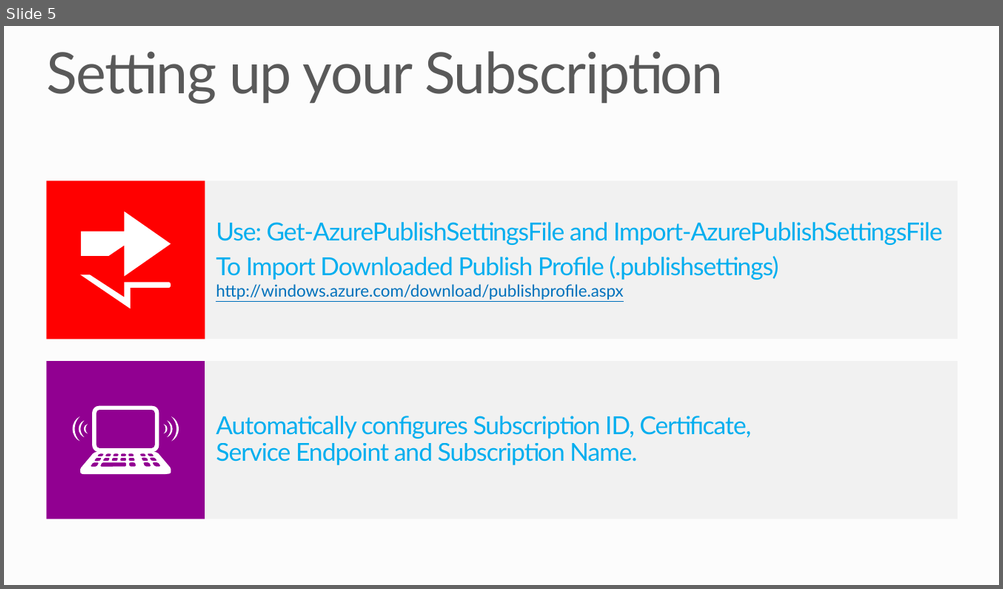
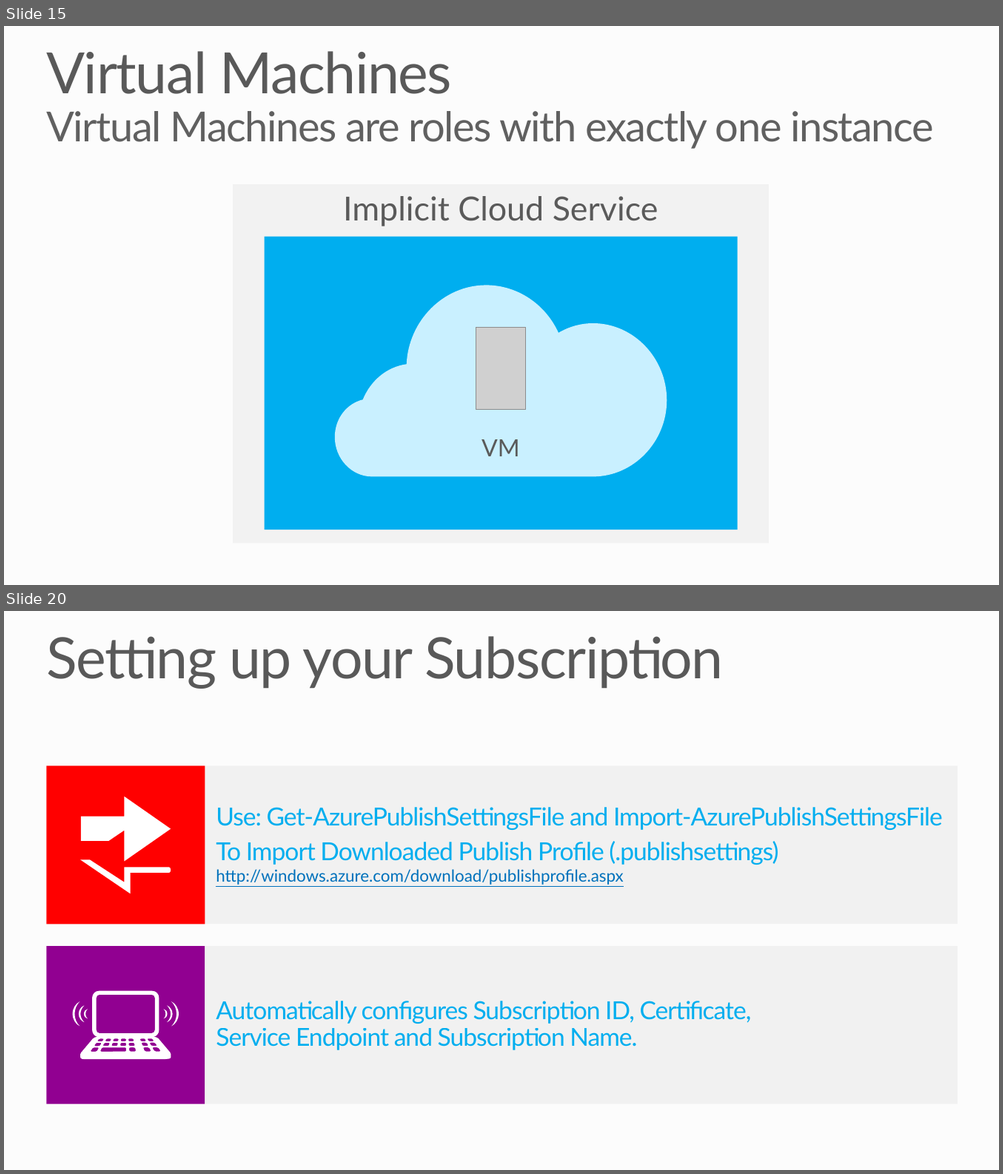
Before and after one commit to tylerd/PRESENTATION-ManagingVMsPowerShell, a slide deck: ManagingVMs-PowerShell.pptx. Shown one above the other, each under a label of ours: slide 5 before the commit, slides 15 and 20 after it; the slides between them are not shown. The pictures are 1003x589 and 1003x1174 pixels, drawn with LibreOffice and Linux fonts; fonts in the diff are those of the drawing; grey boxes stand for pictures; background and template pictures are left out. Boxes give left, top, right and bottom in pixels: in the first picture for what was removed or moved away, otherwise in the second. Text is boxed around its words. In the diff, an @@ line names an element or a change of style, - is before the commit and + after.

```diff
--- a/ManagingVMs-PowerShell.pptx
+++ b/ManagingVMs-PowerShell.pptx
@@ slide 15 added at (4, 26, 999, 585), background #FCFCFC @@
@@ title added at (46, 51, 933, 149), 40 pt, text #5F5F5F @@
+Virtual Machines
+Virtual Machines are roles with exactly one instance
@@ rectangle added at (233, 184, 768, 543), fill #F2F2F2, 32 pt, text #595959 @@
+Implicit Cloud Service
@@ rectangle added at (264, 236, 737, 530), fill #00AEEF, 24 pt, text #FFFFFF @@
+Virtual Machine
@@ freeform shape added at (335, 286, 666, 477), fill #C9F0FF, 23 pt, text #595959 @@
+VM
@@ picture added at (475, 327, 526, 410) @@
@@ what was slide 5 is now slide 20 @@
```
Also in this commit, not shown: 1 slide changed, 15 other slides added.
